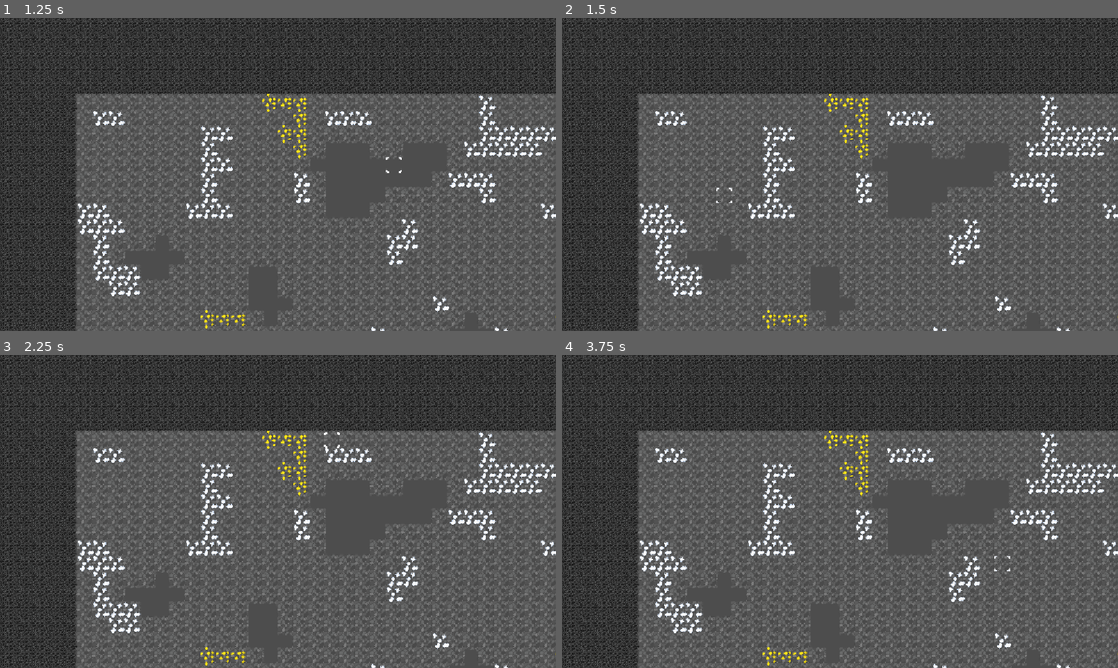
Above: before the commit, frames 1-4 (two rows, left to right).
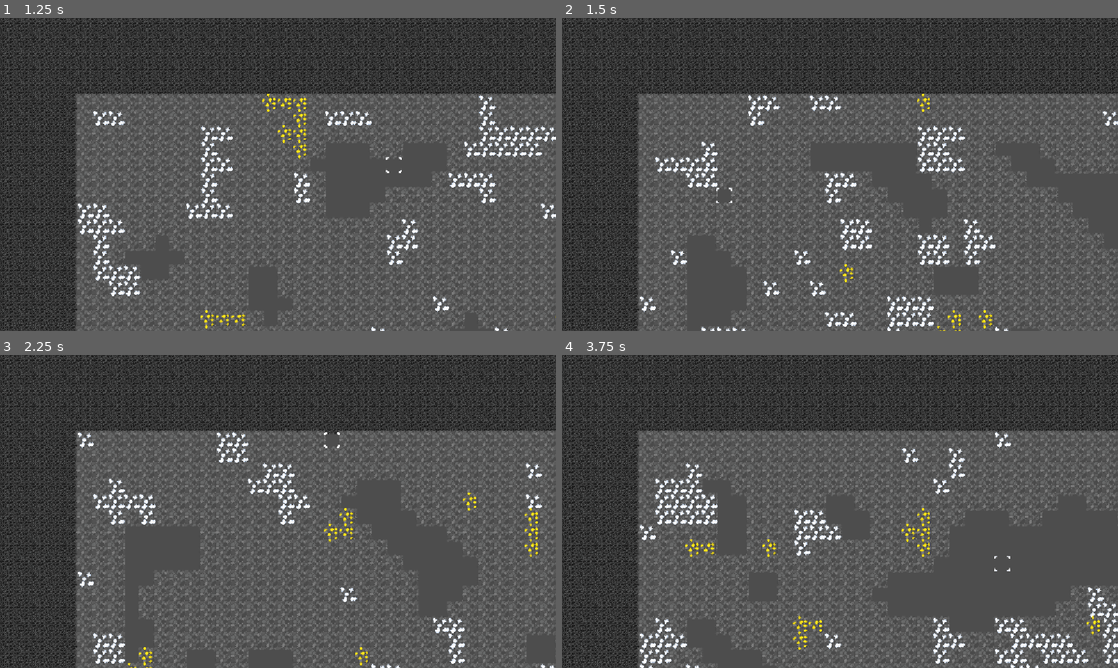
Above: after the commit, the same moments.

Repository: TotsllyRandom/Clones-In-A-Cave
Game: Godot game, scene res://scenes/main.tscn
The game is run twice, just before and just after one commit, with the same random seed, the same clock (stepped at 60 frames per second) and the same inputs.
Inputs (mouse positions are in pixels of both pictures, inside the frame that each line leads up to):
- Up to frame 1 (1.25 s): tap Enter at 0.5 s; move the mouse to (400, 158) at 0.52 s; tap Alt at 0.6 s; click (400, 158) at 0.67 s
- Up to frame 2 (1.5 s): tap R (debug_resetCave, bound only after the commit) at 1.25 s; move the mouse to (728, 190) at 1.27 s; tap Shift at 1.35 s; click (728, 190) at 1.42 s
- Up to frame 3 (2.25 s): tap R (debug_resetCave, bound only after the commit) at 2 s; move the mouse to (333, 442) at 2.02 s; tap Alt at 2.1 s; click (333, 442) at 2.17 s
- Up to frame 4 (3.75 s): tap R (debug_resetCave, bound only after the commit) at 2.75, 3.5 s; move the mouse to (812, 574) at 2.77 s; tap Shift at 2.85 s; click (812, 574) at 2.92 s; move the mouse to (1006, 558) at 3.52 s; tap Alt at 3.6 s; click (1006, 558) at 3.67 s

Frame 1 is identical in both runs. In frame 2, 7.8% of the frame differs, in the area x 13-100%, y 24-100%; in frame 3, 7.5%; in frame 4, 11%.

Commit message:
Cave Reset function addition

Diff:
--- a/project.godot
+++ b/project.godot
@@ -14,6 +14,7 @@
 run/main_scene="uid://c40q3segrffkw"
 config/features=PackedStringArray("4.6", "GL Compatibility")
 boot_splash/bg_color=Color(0.37225142, 0.37225124, 0.3722512, 1)
+boot_splash/show_image=false
 config/icon="res://icon.svg"
 config/bg_color=Color(0.37225142, 0.37225124, 0.3722512, 1)
 config/stretch/mode="canvas_items"
@@ -35,21 +36,30 @@
 debug_camLeft={
 "deadzone": 0.2,
 "events": [Object(InputEventKey,"resource_local_to_scene":false,"resource_name":"","device":-1,"window_id":0,"alt_press …(195 unchanged characters)…
+, Object(InputEventKey,"resource_local_to_scene":false,"resource_name":"","device":-1,"window_id":0,"alt_pressed":false,"shift_pressed":false,"ctrl_pressed":false,"meta_pressed":false,"pressed":false,"keycode":0,"physical_keycode":65,"key_label":0,"unicode":97,"location":0,"echo":false,"script":null)
 ]
 }
 debug_camRight={
 "deadzone": 0.2,
 "events": [Object(InputEventKey,"resource_local_to_scene":false,"resource_name":"","device":-1,"window_id":0,"alt_press …(195 unchanged characters)…
+, Object(InputEventKey,"resource_local_to_scene":false,"resource_name":"","device":-1,"window_id":0,"alt_pressed":false,"shift_pressed":false,"ctrl_pressed":false,"meta_pressed":false,"pressed":false,"keycode":0,"physical_keycode":68,"key_label":0,"unicode":100,"location":0,"echo":false,"script":null)
 ]
 }
 debug_camUp={
 "deadzone": 0.2,
 "events": [Object(InputEventKey,"resource_local_to_scene":false,"resource_name":"","device":-1,"window_id":0,"alt_press …(195 unchanged characters)…
+, Object(InputEventKey,"resource_local_to_scene":false,"resource_name":"","device":-1,"window_id":0,"alt_pressed":false,"shift_pressed":false,"ctrl_pressed":false,"meta_pressed":false,"pressed":false,"keycode":0,"physical_keycode":87,"key_label":0,"unicode":119,"location":0,"echo":false,"script":null)
 ]
 }
 debug_camDown={
 "deadzone": 0.2,
 "events": [Object(InputEventKey,"resource_local_to_scene":false,"resource_name":"","device":-1,"window_id":0,"alt_press …(195 unchanged characters)…
+, Object(InputEventKey,"resource_local_to_scene":false,"resource_name":"","device":-1,"window_id":0,"alt_pressed":false,"shift_pressed":false,"ctrl_pressed":false,"meta_pressed":false,"pressed":false,"keycode":0,"physical_keycode":83,"key_label":0,"unicode":115,"location":0,"echo":false,"script":null)
+]
+}
+debug_resetCave={
+"deadzone": 0.2,
+"events": [Object(InputEventKey,"resource_local_to_scene":false,"resource_name":"","device":-1,"window_id":0,"alt_pressed":false,"shift_pressed":false,"ctrl_pressed":false,"meta_pressed":false,"pressed":false,"keycode":0,"physical_keycode":82,"key_label":0,"unicode":114,"location":0,"echo":false,"script":null)
 ]
 }
 
--- a/scripts/main.gd
+++ b/scripts/main.gd
@@ -8,22 +8,31 @@
 signal game_start
 
 func make_loading_screen(text: String):
+	progress = 0
+	if loading_screen_active:
+		loading_screen.queue_free()
 	var screen = LOADING_SCREEN_SCENE.instantiate()
 	$Camera2D.enabled = false
-	screen.progress = 0
+	screen.progress = progress
 	screen.text = text
 	screen.name = "loading_screen"
 	add_child(screen)
 	loading_screen_active = true
 	loading_screen = $loading_screen
 
-
+func clear():
+	$TileSystem.clear()
 
 func _ready() -> void:
 	make_loading_screen("Making Cave...")
 	game_start.emit()
 
 func _process(_delta: float):
+	if Input.is_action_just_pressed("debug_resetCave"):
+		make_loading_screen("Making Cave...")
+		clear()
+		game_start.emit()
+
 	if loading_screen_active:
 		loading_screen.progress = progress
 		if progress >= loading_screen.max_value:
--- a/scripts/tile.gd
+++ b/scripts/tile.gd
@@ -4,7 +4,13 @@
 var map_data: Array
 @onready var id = data.get("tml_id")
 
+func update_map_data(data):
+	map_data = data
 
+func update_tile(x,y):
+	for ex in range(x-1,x+2):
+		for wy in range(y-1,y+2):
+			set_cell(Vector2i(ex,wy),id,get_best_fit_tile(ex,wy))
 
 func create():
 	for y in range(map_data.size() + 1):
--- a/scripts/tile_system.gd
+++ b/scripts/tile_system.gd
@@ -4,9 +4,9 @@
 
 @export var TILESCENE: PackedScene
 var map_data: Array
-var obsidian_border
 
 signal map_changed(x,y)
+signal map_data_changed(d)
 
 # on start:
 # make map data (noise -> caves) ->
@@ -61,11 +61,16 @@
 	if get_parent().loading_screen_active:
 		get_parent().progress = 100
 
+func clear():
+	map_data = []
+	for child in get_children():
+		child.queue_free()
 ## Mining Functions
 
 func mine(x,y):
-	if map_data[y][x] != -1:
+	if map_data[y][x] != -1 and map_data[y][x] != tile_data.get_tile_by_name("Obsidian").get("tml_id"):
 		map_data[y][x] = -1
+		map_data_changed.emit(map_data)
 		map_changed.emit(x,y)
 
 
@@ -143,6 +148,8 @@
 		var t = TILESCENE.instantiate()
 		t.position.x = -16
 		t.position.y = -16
+		map_data_changed.connect(t.update_map_data)
+		map_changed.connect(t.update_tile)
 		t.name = tile.get("name")
 		t.data = tile
 		t.map_data = map_data
Not shown, changed: .DS_Store
Not shown, changed: Exports/HTML.zip
Not shown, added: Exports/HTML/.DS_Store
Not shown, changed: README.md
